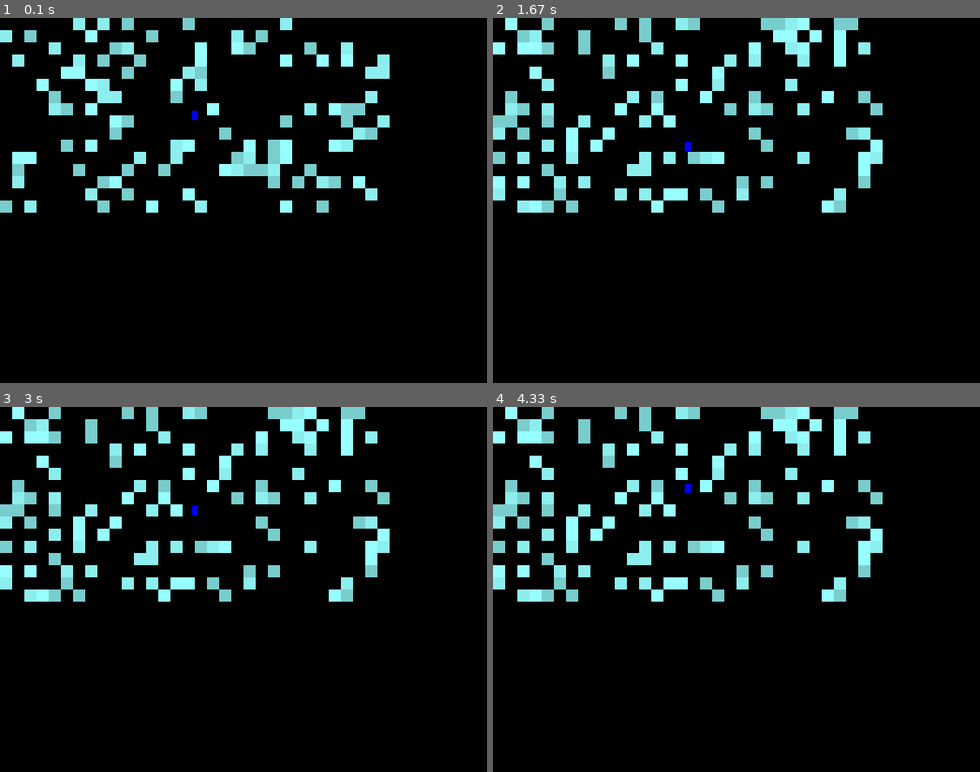
Above: before the commit, frames 1-4 (two rows, left to right).
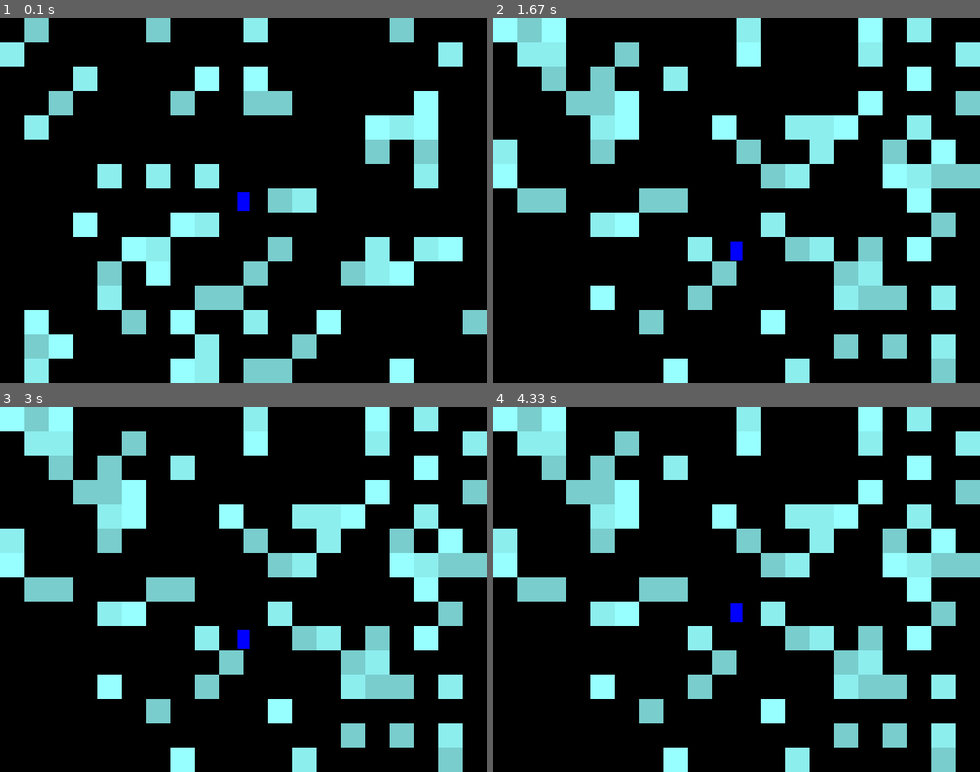
Above: after the commit, the same moments.

Repository: davidpendergast/pygame-utils
Game: pygame game, started from platformer.py
Same seed, same stepped clock (60 frames per second), same inputs: the game is played once before the commit and once after it.
Inputs:
- Up to frame 1 (0.1 s): no input
- Up to frame 2 (1.67 s): hold R 0.33-0.8 s
- Up to frame 3 (3 s): tap Space at 2.33, 2.73 s
- Up to frame 4 (4.33 s): tap Space at 3.03, 3.23, 3.57, 3.87, 4.07 s

The runs differ from the first frame. In frame 1, 27% of the frame differs, in the area x 0-100%, y 0-100%; in frame 2, 30%; in frame 3, 30%; in frame 4, 30%.

Commit message:
lots of cleanup, removed Actor class

Diff:
--- a/platformer.py
+++ b/platformer.py
@@ -4,6 +4,14 @@
 import typing
 import random
 import heapq
+
+# TODO [ ] camera that tracks player smoothly
+# TODO [ ] items that can be picked up
+# TODO [ ] bullets from player
+# TODO [ ] menus...?
+# TODO [ ] enemies
+# TODO [ ] death
+# TODO [ ] finishing level -> generating next one
 
 
 class Utils:
@@ -18,105 +26,154 @@
             return val
 
 
+class Inputs:
+    """A singleton class that keeps track of player inputs.
+        The idea is that the game loop keeps these sets up to date as it processes
+        the event queue, and then any places in the codebase that care about inputs
+        can query them here.
+    """
+    KEYS_PRESSED_THIS_FRAME = set()
+    KEYS_RELEASED_THIS_FRAME = set()
+    KEYS_HELD = set()
+
+    @staticmethod
+    def prepare_for_next_frame():
+        """This should only be called from the game loop."""
+        Inputs.KEYS_RELEASED_THIS_FRAME.clear()
+        Inputs.KEYS_PRESSED_THIS_FRAME.clear()
+
+    @staticmethod
+    def handle_key_down(key_id):
+        """This should only be called from the game loop."""
+        Inputs.KEYS_PRESSED_THIS_FRAME.add(key_id)
+        Inputs.KEYS_HELD.add(key_id)
+
+    @staticmethod
+    def handle_key_up(key_id):
+        """This should only be called from the game loop."""
+        Inputs.KEYS_RELEASED_THIS_FRAME.add(key_id)
+        if key_id in Inputs.KEYS_HELD:
+            Inputs.KEYS_HELD.remove(key_id)
+
+    @staticmethod
+    def is_held(key_ids: typing.Union[int, typing.Iterable[int]]):
+        """Queries whether a key or any single key from a collection of keys is currently held down."""
+        if isinstance(key_ids, int):
+            return key_ids in Inputs.KEYS_HELD
+        else:
+            return any(k in Inputs.KEYS_HELD for k in key_ids)
+
+    @staticmethod
+    def was_pressed_this_frame(key_ids: typing.Union[int, typing.Iterable[int]]):
+        """Queries whether a key or any single key from a collection of keys was pressed this frame."""
+        if isinstance(key_ids, int):
+            return key_ids in Inputs.KEYS_PRESSED_THIS_FRAME
+        else:
+            return any(k in Inputs.KEYS_PRESSED_THIS_FRAME for k in key_ids)
+
+
 class Entity:
+    """An object in the level."""
 
     def __init__(self, rect: pygame.Rect, solid=True, color="red"):
         self.size = rect.size
+        self.solid = solid
+        self.color = color
 
         self.pos = pygame.Vector2(rect.x, rect.y)
         self.vel = pygame.Vector2(0, 0)
 
-        self.color = color
-        self.solid = solid
+        self.max_vel = (float('inf'), float('inf'))  # pixels per second
+        self.gravity = 0                             # pixels per second^2
+
+        # status variables
+        self.dead = False
+        self.is_grounded = False
 
         self.level = None
 
     def get_rect(self) -> pygame.Rect:
+        """Returns an integer rectangle representing this entity's position and size."""
         return pygame.Rect(self.pos.x, self.pos.y, self.size[0], self.size[1])
+
+    def handle_collision(self, others: typing.Collection['Entity']):
+        pass
+
+    def handle_death(self):
+        self.remove_self_from_level()
 
     def remove_self_from_level(self):
         if self.level is not None:
             self.level.remove_entity(self)
 
-    def update_physics(self, dt: float):
-        self.pos += dt * self.vel
-
     def update(self, dt: float):
         self.update_physics(dt)
 
-    def draw(self, surface: pygame.Surface, offset=(0, 0)):
-        pygame.draw.rect(surface, self.color, self.get_rect().move(*offset))
-
-
-class Actor(Entity):
-
-    def __init__(self, rect: pygame.Rect, color="green"):
-        super().__init__(rect, color=color)
-
-        self.max_vel = (64, 640)  # pixels per second
-        self.jump_height = 18     # pixels
-        self.gravity = 200        # pixels per second^2
-
-        self.is_grounded = False
-        self.wants_to_jump = False
-
-    def act(self, keys_pressed_this_frame: typing.Set[int]):
-        pass
-
-    def get_jump_speed(self):
-        # https://openstax.org/books/university-physics-volume-1/pages/4-3-projectile-motion
-        return math.sqrt(2 * self.gravity * self.jump_height)
-
-    def try_to_jump(self):
-        self.wants_to_jump = True
-
-    def update(self, dt: float):
-        if self.wants_to_jump: # and self.is_grounded:
-            self.vel.y = -self.get_jump_speed()  # remember negatives are UP on the y-axis
-        self.wants_to_jump = False
-
-        super().update(dt)
-
     def update_physics(self, dt: float):
-        self.vel.y += self.gravity * dt  # apply gravity
+        # apply gravity
+        self.vel.y += dt * self.gravity
 
         # restrict velocity to its acceptable range
         self.vel.x = Utils.bound(self.vel.x, -self.max_vel[0], self.max_vel[0])
         self.vel.y = Utils.bound(self.vel.y, -self.max_vel[1], self.max_vel[1])
 
-        super().update_physics(dt)
-
-
-class Player(Actor):
+        # apply velocity
+        self.pos += dt * self.vel
+
+    def draw(self, surface: pygame.Surface, offset=(0, 0)):
+        pygame.draw.rect(surface, self.color, self.get_rect().move(*offset))
+
+    def __repr__(self):
+        return f"{type(self).__name__}({self.get_rect()})"
+
+
+class Player(Entity):
+
+    JUMP_KEYS = (pygame.K_SPACE, pygame.K_w, pygame.K_UP)
+    MOVE_LEFT_KEYS = (pygame.K_LEFT, pygame.K_a)
+    MOVE_RIGHT_KEYS = (pygame.K_RIGHT, pygame.K_d)
 
     def __init__(self, rect: pygame.Rect, color="blue"):
         super().__init__(rect, color=color)
 
-    def handle_keypress(self, key_id: int):
-        if key_id in (pygame.K_SPACE, pygame.K_w, pygame.K_UP):
-            self.try_to_jump()
-
-    def act(self, keys_pressed_this_frame: typing.Set[int]):
-        for k in (pygame.K_SPACE, pygame.K_w, pygame.K_UP):
-            if k in keys_pressed_this_frame:
-                self.try_to_jump()
-                break
+        # these values feel good when cells are 32x32
+        self.jump_height = 80       # pixels
+        self.max_vel = (112, 512)   # pixels / sec
+        self.gravity = 480          # pixels / sec^2
+
+        # how much faster the player should fall when jump key is released
+        self.fastfall_gravity_multiplier = 1.25
+
+    def calc_jump_speed(self):
+        """returns: the player's initial speed when it jumps."""
+        return math.sqrt(2 * self.gravity * self.jump_height)
 
     def update(self, dt: float):
-        pressed_keys = pygame.key.get_pressed()
-
+        # handle jumping
+        if self.is_grounded and Inputs.was_pressed_this_frame(Player.JUMP_KEYS):
+            self.vel.y = -self.calc_jump_speed()
+
+        # handle walking and drifting horizontally
         walk_dir = 0
-        if pressed_keys[pygame.K_a] or pressed_keys[pygame.K_LEFT]:
+        if Inputs.is_held(Player.MOVE_LEFT_KEYS):
             walk_dir -= 1
-        if pressed_keys[pygame.K_d] or pressed_keys[pygame.K_RIGHT]:
+        if Inputs.is_held(Player.MOVE_RIGHT_KEYS):
             walk_dir += 1
-
         self.vel.x = walk_dir * self.max_vel[0]
 
         super().update(dt)
 
+    def update_physics(self, dt: float):
+        # if we're moving upward but not holding jump, add some extra gravity.
+        # this gives the player more control over the jump's height.
+        if self.vel.y < 0 and not Inputs.is_held(Player.JUMP_KEYS):
+            self.vel.y += self.gravity * dt * self.fastfall_gravity_multiplier
+
+        super().update_physics(dt)
+
 
 class Tile:
+    """A cell-based piece of level geometry."""
 
     def __init__(self, solid=True, color="white"):
         self.solid = solid
@@ -136,7 +193,7 @@
 
 class Level:
 
-    def __init__(self, cell_size=(16, 16)):
+    def __init__(self, cell_size=(32, 32)):
         self.cell_size = cell_size
 
         self.tiles: typing.Dict[typing.Tuple[int, int], Tile] = {}
@@ -154,18 +211,19 @@
         self.entities.append(entity)
 
     def remove_entity(self, entity: Entity):
-        entity.level = None
-        self.entities.remove(entity)
-
-    def all_actors(self) -> typing.Generator[Actor, None, None]:
-        for entity in self.entities:
-            if isinstance(entity, Actor):
-                yield entity
+        self.remove_entities([entity])
+
+    def remove_entities(self, entity_list: typing.List[Entity]):
+        ids_to_remove = set()
+        for entity in entity_list:
+            entity.level = None
+            ids_to_remove.add(id(entity))
+        self.entities = [entity for entity in self.entities if id(entity) not in ids_to_remove]
 
     def get_player(self) -> typing.Optional[Player]:
-        for actor in self.all_actors():
-            if isinstance(actor, Player):
-                return actor
+        for entity in self.entities:
+            if isinstance(entity, Player):
+                return entity
         return None
 
     def all_grid_coords_in_rect(self, rect: pygame.Rect) -> typing.Generator[typing.Tuple[int, int], None, None]:
@@ -181,6 +239,10 @@
         for entity in self.entities:
             if entity.get_rect().colliderect(rect):
                 yield entity
+
+    def draw_all(self, surface: pygame.Surface, offset=(0, 0)):
+        self.draw_tiles(surface, offset=offset)
+        self.draw_entities(surface, offset=offset)
 
     def draw_tiles(self, surface: pygame.Surface, offset=(0, 0)):
         area_to_draw = surface.get_rect(topleft=offset)
@@ -193,12 +255,9 @@
         for entity in self.all_entities_in_rect(area_to_draw):
             entity.draw(surface, offset=offset)
 
-    def update_all(self, dt: float, keys_pressed_this_frame: typing.Set[int]):
-        for entity in self.entities:
-            if isinstance(entity, Actor):
-                entity.act(keys_pressed_this_frame)
+    def update_all(self, dt: float):
+        for entity in self.entities:
             entity.update(dt)
-
         self.resolve_collisions(max_displacement=max(self.cell_size))
 
     def is_overlapping_solid_tile(self, rect):
@@ -208,53 +267,97 @@
         return False
 
     def resolve_collisions(self, max_displacement=float('inf')):
-        solid_entities = [entity for entity in self.entities if entity.solid]
-        max_displacement_sq = max_displacement ** 2
-
-        for entity in solid_entities:
+        """Resolves entity-tile collisions and entity-entity overlaps.
+            This is where the magic happens.
+        """
+        # handling entity-to-tile collisions
+        # this logic is roughly O(N) w.r.t the number of entities in the level.
+        for entity in self.entities:
+            if entity.dead or not entity.solid:
+                # dead and non-solid entities don't collide with tiles.
+                continue
+
             rect = entity.get_rect()
             if not self.is_overlapping_solid_tile(rect):
                 # it's not colliding with anything, easy
-                shift = (0, 0)
+                best_shift = (0, 0)
             else:
-                shift = None
-
-                candidate_shifts = [(0, 0, 0)]
+                # entity is colliding with the tile grid. so try to find the nearest valid position
+                # it can be shifted to (within max_displacement). if no position exists, the entity
+                # is marked dead.
+                best_shift = None
+                candidate_shifts = [(0, 0, 0)]  # items are (total_distance, x_shift_dist, y_shift_dist)
                 seen_shifts = set(candidate_shifts)
+
                 while len(candidate_shifts) > 0:
+                    # the purpose of the heapq stuff is to ensure we're always checking
+                    # the candidate position that's closest to the original position.
                     cur_shift = heapq.heappop(candidate_shifts)
                     new_rect = rect.move(*cur_shift[1:])
 
                     if not self.is_overlapping_solid_tile(new_rect):
-                        shift = cur_shift[1:]
+                        # we found a valid position
+                        best_shift = cur_shift[1:]
                         break
                     else:
+                        # add neighbors of the position we just checked to the queue
                         for xy in ((0, -1), (-1, 0), (1, 0), (0, 1)):
                             next_shift_x = cur_shift[1] + xy[0]
                             next_shift_y = cur_shift[2] + xy[1]
                             next_shift = ((next_shift_x ** 2 + next_shift_y ** 2), next_shift_x, next_shift_y)
-                            if next_shift not in seen_shifts and next_shift[0] <= max_displacement_sq:
+                            if next_shift not in seen_shifts and next_shift[0] <= max_displacement ** 2:
                                 seen_shifts.add(next_shift)
                                 heapq.heappush(candidate_shifts, next_shift)
 
-            if shift is None:
-                print(f"INFO: {entity} was crushed!")
+            if best_shift is None:
+                # we couldn't find a valid position; entity got crushed!
                 entity.dead = True
             else:
-                if shift[0] != 0:
-                    entity.pos.x = rect.x + shift[0]
-                    if entity.vel.x * shift[0] < 0:
+                # shift the entity to the position we found, and update its velocity if necessary.
+                # (e.g. if it was moving down, and got shifted up, that means it collided from below,
+                # so set its y-velocity to 0).
+                if best_shift[0] != 0:
+                    entity.pos.x = rect.x + best_shift[0]
+                    if entity.vel.x * best_shift[0] < 0:
                         entity.vel.x = 0
-                if shift[1] != 0:
-                    if entity.vel.y * shift[1] < 0:
+                if best_shift[1] != 0:
+                    if entity.vel.y * best_shift[1] < 0:
                         entity.vel.y = 0
-                    entity.pos.y = rect.y + shift[1]
-
-            if isinstance(entity, Actor) and self.is_overlapping_solid_tile(rect.move(0, 1)):
-                entity.is_grounded = True
-
-
-def make_demo_level(dims=(32, 16), density=0.2, cell_size = (16, 16)):
+                    entity.pos.y = rect.y + best_shift[1]
+
+            entity.is_grounded = self.is_overlapping_solid_tile(rect.move(0, 1))
+
+        # handling entity-to-entity overlaps.
+        # this logic is roughly O(N) w.r.t to the number of entities in the level.
+        entity_grid = {}
+        for entity in self.entities:
+            if not entity.dead:
+                for grid_xy in self.all_grid_coords_in_rect(entity.get_rect()):
+                    if grid_xy not in entity_grid:
+                        entity_grid[grid_xy] = []
+                    entity_grid[grid_xy].append(entity)
+
+        for entity in self.entities:
+            if not entity.dead:
+                collided_with = {}
+                for grid_xy in self.all_grid_coords_in_rect(entity.get_rect()):
+                    if grid_xy in entity_grid:
+                        for other in entity_grid[grid_xy]:
+                            if other is not entity and id(other) not in collided_with and not other.dead:
+                                if entity.get_rect().colliderect(other.get_rect()):
+                                    # found an overlap!
+                                    collided_with[id(other)] = other
+                if len(collided_with) > 0:
+                    entity.handle_collision(collided_with.values())
+
+        # remove dead entities
+        dead_entities = list(filter(lambda ent: ent.dead, self.entities))
+        for entity in dead_entities:
+            entity.handle_death()
+        self.remove_entities(dead_entities)
+
+
+def make_demo_level(dims=(20, 15), density=0.2, cell_size=(32, 32)):
     level = Level(cell_size=cell_size)
     colors = ["darkslategray1", "darkslategray2", "darkslategray3"]
     tiles = [Tile(solid=True, color=c) for c in colors]
@@ -264,9 +367,10 @@
             if random.random() < density:
                 level.set_tile((x, y), random.choice(tiles))
 
-    player_rect = pygame.Rect(0, 0, 8, 12)
+    player_rect = pygame.Rect(0, 0, int(cell_size[0] * 0.5), int(cell_size[1] * 0.8))
     player_rect.center = (dims[0] * cell_size[0] // 2, dims[1] * cell_size[1] // 2)
     player = Player(player_rect)
+
     level.add_entity(player)
 
     # clear some space for the player
@@ -281,33 +385,40 @@
     pygame.display.set_mode((640, 480), flags=pygame.RESIZABLE)
 
     clock = pygame.time.Clock()
+    FPS = 60
+
+    level = make_demo_level()
+    camera = [0, 0]
+
     dt = 0
     running = True
-    FPS = 60
-
-    level = make_demo_level()
-    camera = [0, 0]
 
     while running:
-        keys_pressed_this_frame = set()
-
+        # input handling
+        Inputs.prepare_for_next_frame()
         for e in pygame.event.get():
             if e.type == pygame.QUIT:
                 running = False
             elif e.type == pygame.KEYDOWN:
-                keys_pressed_this_frame.add(e.key)
+                Inputs.handle_key_down(e.key)
+            elif e.type == pygame.KEYUP:
+                Inputs.handle_key_up(e.key)
+
+            # debug keybinds
+            if e.type == pygame.KEYDOWN:
                 if e.key == pygame.K_r:
-                    print("INFO: reset level")
+                    # press 'R' to reset level
                     level = make_demo_level()
 
-        level.update_all(dt, keys_pressed_this_frame)
-
+        # game logic
+        level.update_all(dt)
+
+        # rendering logic
         screen = pygame.display.get_surface()
         screen.fill("black")
-
-        level.draw_tiles(screen, offset=camera)
-        level.draw_entities(screen, offset=camera)
-
+        level.draw_all(screen, offset=camera)
         pygame.display.flip()
+
+        pygame.display.set_caption(f"Platformer Demo (FPS={clock.get_fps():.1f})")
         dt = clock.tick(FPS) / 1000.0
         dt = min(4 / FPS, dt)  # set upper limit on dt
